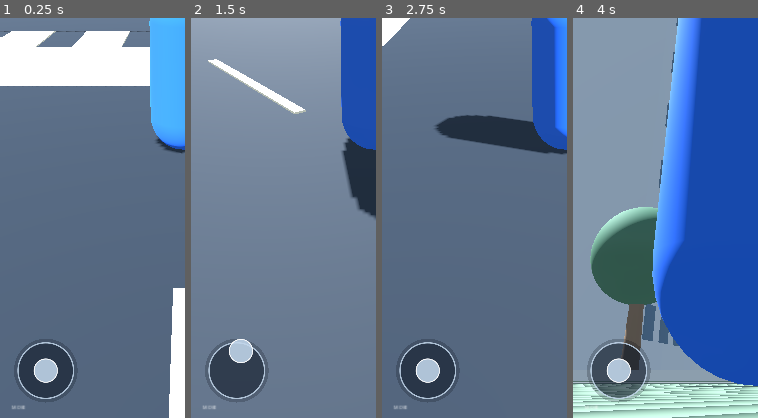
Above: before the commit, frames 1-4 (left to right).
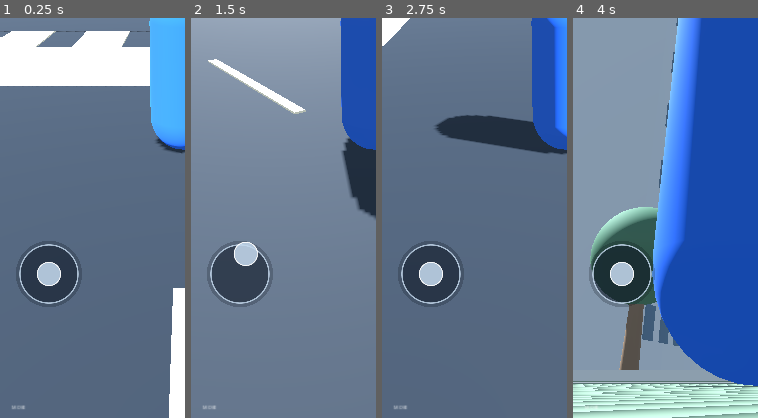
Above: after the commit, the same moments.

Repository: rizerize820-boop/Kokbori
Game: Godot game, scene res://scenes/main.tscn
Two runs of this game, one before a commit and one after it. Both use one fixed random seed, a clock stepped at 60 frames per second and the inputs below.
Inputs (mouse positions are % of the whole screen's width and height, from its top left):
- Up to frame 1 (0.25 s): no input
- Up to frame 2 (1.5 s): tap Enter at 0.5 s; move the mouse to (72, 45) at 0.52 s; hold D (move_right) 0.53-1.25 s; click (72, 45) at 0.67 s; drag from (30, 55) to (45, 70) at 1.27 s
- Up to frame 3 (2.75 s): move the mouse to (60, 28) at 2.02 s; hold D (move_right) from 2.03 s (still down)
- Up to frame 4 (4 s): release D (move_right) at 2.75 s; drag from (45, 70) to (20, 35) at 2.77 s; tap Space at 3.5 s; move the mouse to (80, 65) at 3.52 s; hold A (move_left) from 3.53 s (still down)
The pictures show only the part of the screen within x 0-50%, y 50-100%; the shares and areas given below are measured in that part.

The runs differ from the first frame. In frame 1, 7.6% of the frame differs, in the area x 8-44%, y 55-96%; in frame 2, 8.8%, in the area x 7-45%, y 55-97%; in frame 3, 7.5%; in frame 4, 8.2%.

Commit message:
Adapt mobile joystick layout to landscape screens

Diff:
--- a/Engine/scripts/mobile_controls.gd
+++ b/Engine/scripts/mobile_controls.gd
@@ -12,7 +12,7 @@
 func _ready() -> void:
 	player = get_parent().get_node_or_null("Player") as Node3D
 	screen_size = get_viewport().get_visible_rect().size
-	pad_center = Vector2(142.0, screen_size.y - 150.0)
+	_layout_controls()
 	pad = Control.new()
 	pad.position = Vector2.ZERO
 	pad.size = screen_size
@@ -26,6 +26,11 @@
 	pad.size = screen_size
 	pad_center = Vector2(142.0, screen_size.y - 150.0)
 	pad.queue_redraw()
+
+func _layout_controls() -> void:
+	var short_side := minf(screen_size.x, screen_size.y)
+	pad_radius = clampf(short_side * 0.105, 64.0, 92.0)
+	pad_center = Vector2(maxf(pad_radius + 24.0, screen_size.x * 0.13), screen_size.y - maxf(pad_radius + 30.0, screen_size.y * 0.18))
 
 func _draw_controls() -> void:
 	pad.draw_circle(pad_center, pad_radius + 13.0, Color(0.02, 0.04, 0.07, 0.22))
